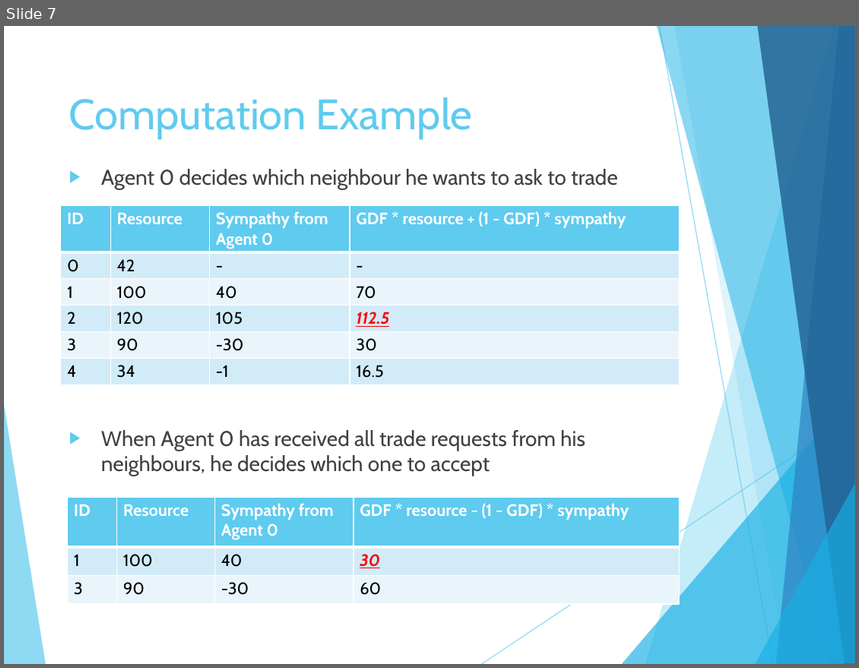
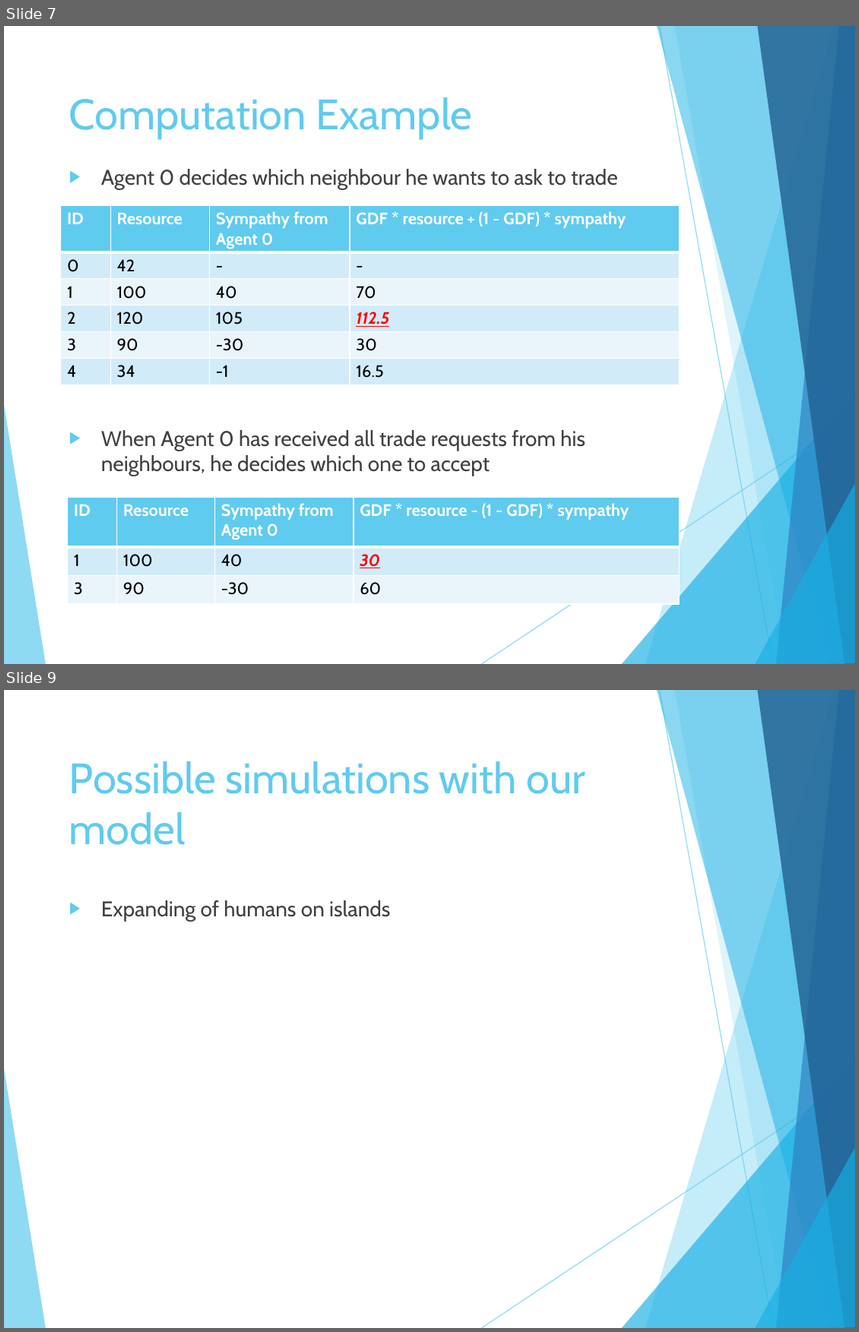
Before and after one commit to rmenta/SMABSAC, a slide deck: presentation/Final_presentation.pptx. Shown one above the other, each under a label of ours: slide 7 before the commit, slides 7 and 9 after it; the slides between them are not shown. The pictures are 859x668 and 859x1332 pixels, drawn with LibreOffice and Linux fonts; fonts in the diff are those of the drawing. Boxes give left, top, right and bottom in pixels: in the first picture for what was removed or moved away, otherwise in the second. Text is boxed around its words. In the diff, an @@ line names an element or a change of style, - is before the commit and + after.

```diff
--- a/presentation/Final_presentation.pptx
+++ b/presentation/Final_presentation.pptx
@@ slide 9 added at box(4, 690, 855, 1328), background #FFFFFF; not listed: 10 template elements that a slide beside it also shows @@
@@ title added at box(69, 761, 585, 845), 36 pt, text #5FCBEF @@
+Possible simulations with our model
@@ text added at box(101, 901, 390, 921), 18 pt, text #404040 @@
+▶ Expanding of humans on islands
```
Also in this commit, not shown: 3 slides changed, 3 other slides added, 1 slide removed, 2 other files.
